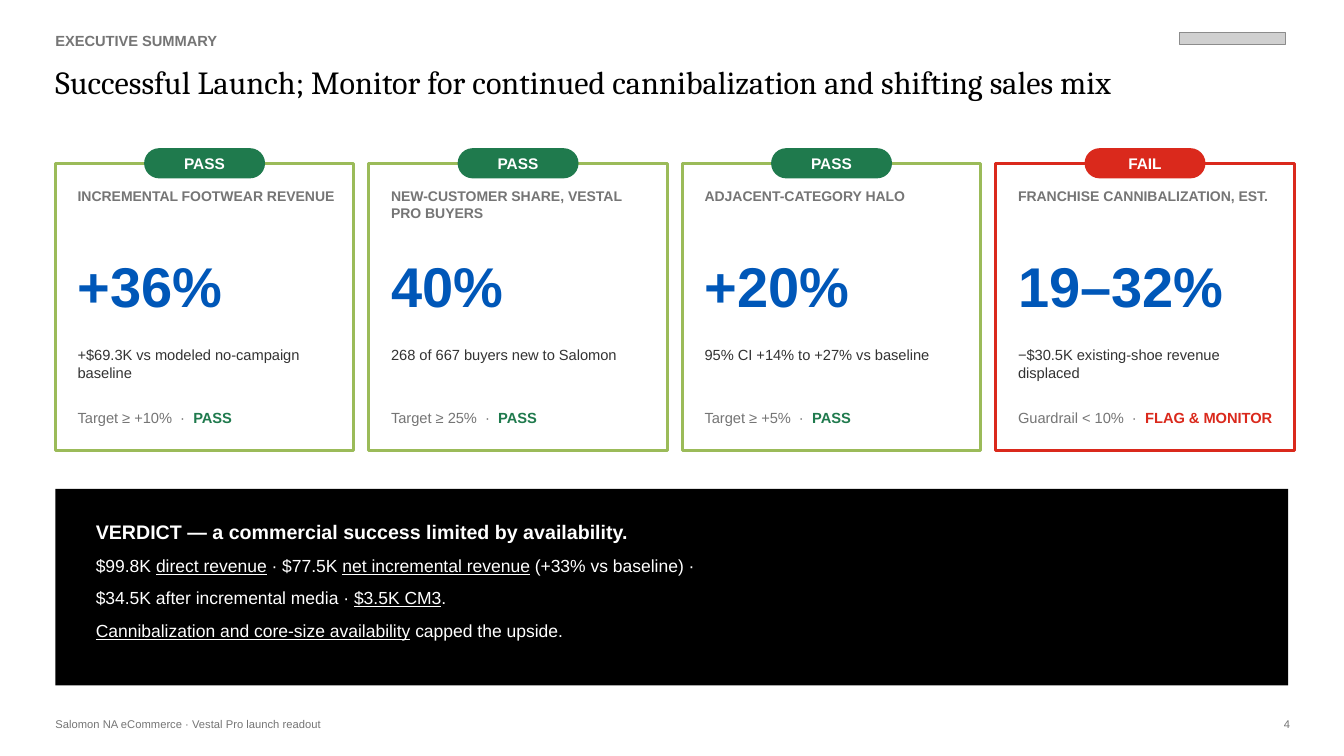
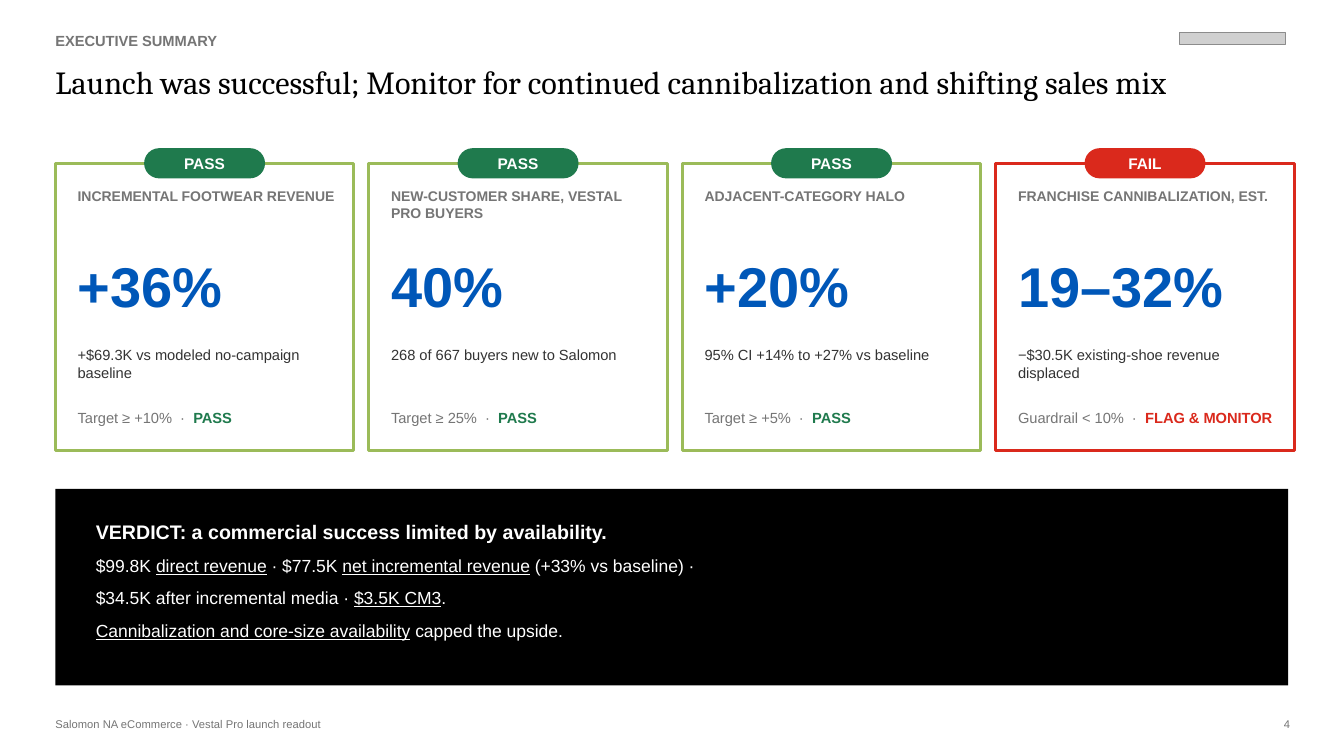
Before and after one commit to andersone17/salomon_case, a slide deck: slide 4 of deliverables/VestalPro_Campaign_Readout_iter2.pptx. Drawn at 1344x756 pixels with LibreOffice and Linux fonts; fonts in the diff are those of the drawing; grey boxes stand for pictures. Boxes give left, top, right and bottom in pixels: in the first picture for what was removed or moved away, otherwise in the second. Text is boxed around its words. In the diff, an @@ line names an element or a change of style, - is before the commit and + after.

```diff
--- a/deliverables/VestalPro_Campaign_Readout_iter2.pptx
+++ b/deliverables/VestalPro_Campaign_Readout_iter2.pptx
@@ text at [55, 71, 1166, 101]: text changed @@
-Successful Launch; Monitor for continued cannibalization and shifting sales mix
+Launch was successful; Monitor for continued cannibalization and shifting sales mix
@@ text at [96, 524, 607, 543]: text changed @@
-VERDICT — a commercial success limited by availability.
+VERDICT: a commercial success limited by availability.
```
Also in this commit, not shown: 7 other slides changed, 40 other files.
